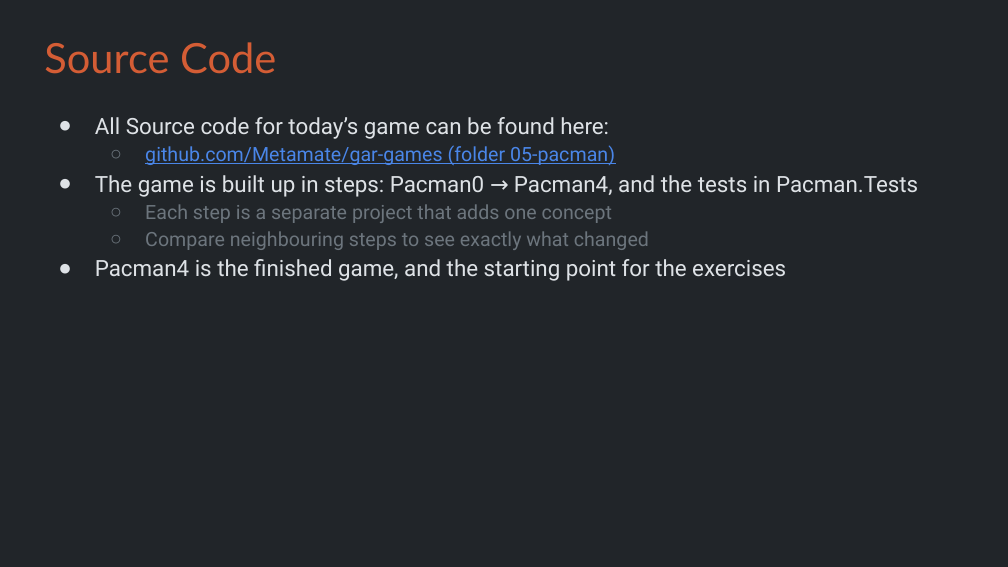
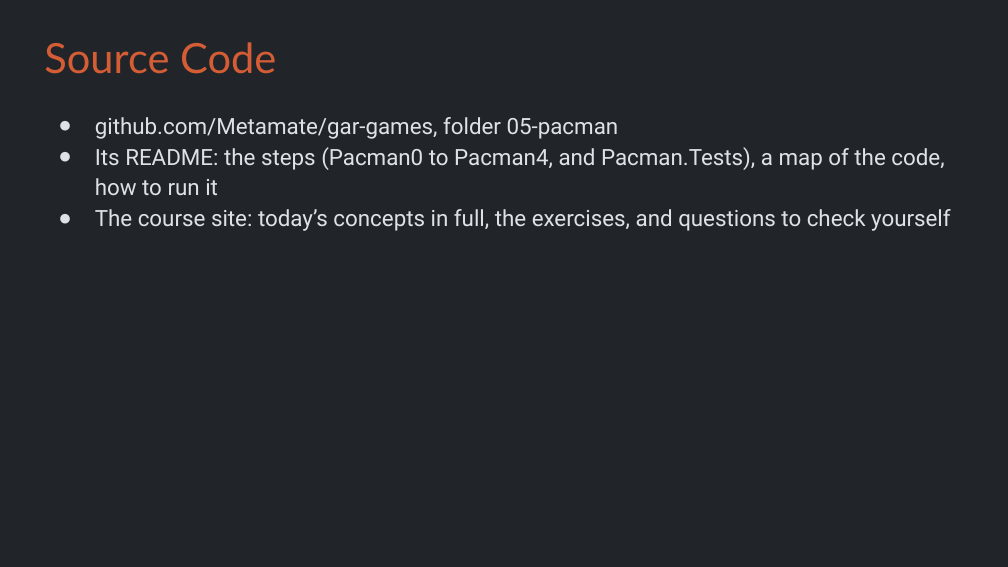
Before and after one commit to Metamate/gar, a slide deck: slide 4 of slides/05 Pac-Man.pptx. Drawn at 1008x567 pixels with LibreOffice and Linux fonts; fonts in the diff are those of the drawing. Boxes give left, top, right and bottom in pixels: in the first picture for what was removed or moved away, otherwise in the second. Text is boxed around its words. In the diff, an @@ line names an element or a change of style, - is before the commit and + after.

```diff
--- a/slides/05 Pac-Man.pptx
+++ b/slides/05 Pac-Man.pptx
@@ text at box(95, 117, 951, 231): text changed @@
-● All Source code for today’s game can be found here:
-  ○ github.com/Metamate/gar-games (folder 05-pacman)
-● The game is built up in steps: Pacman0 → Pacman4, and the tests in Pacman.Tests
-  ○ Each step is a separate project that adds one concept
-  ○ Compare neighbouring steps to see exactly what changed
-● Pacman4 is the finished game, and the starting point for the exercises
+● github.com/Metamate/gar-games, folder 05-pacman
+● Its README: the steps (Pacman0 to Pacman4, and Pacman.Tests), a map of the code, how to run it
+● The course site: today’s concepts in full, the exercises, and questions to check yourself
```
Also in this commit, not shown: 6 other slides changed, 1 slide added.
